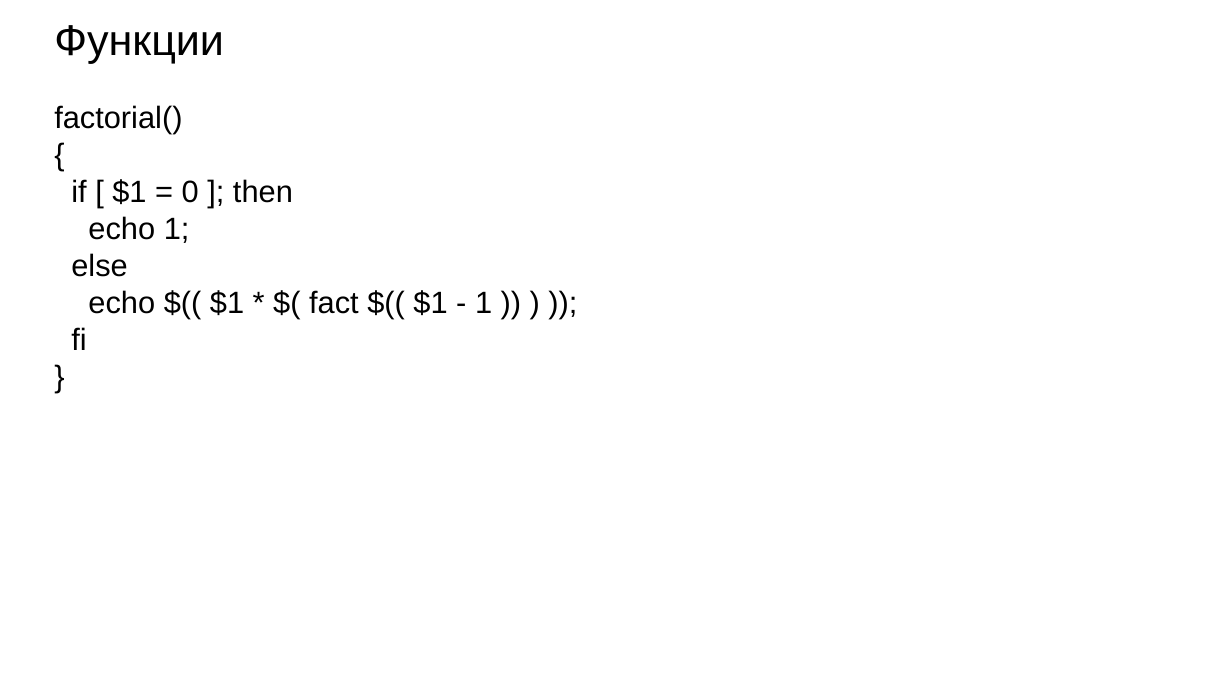
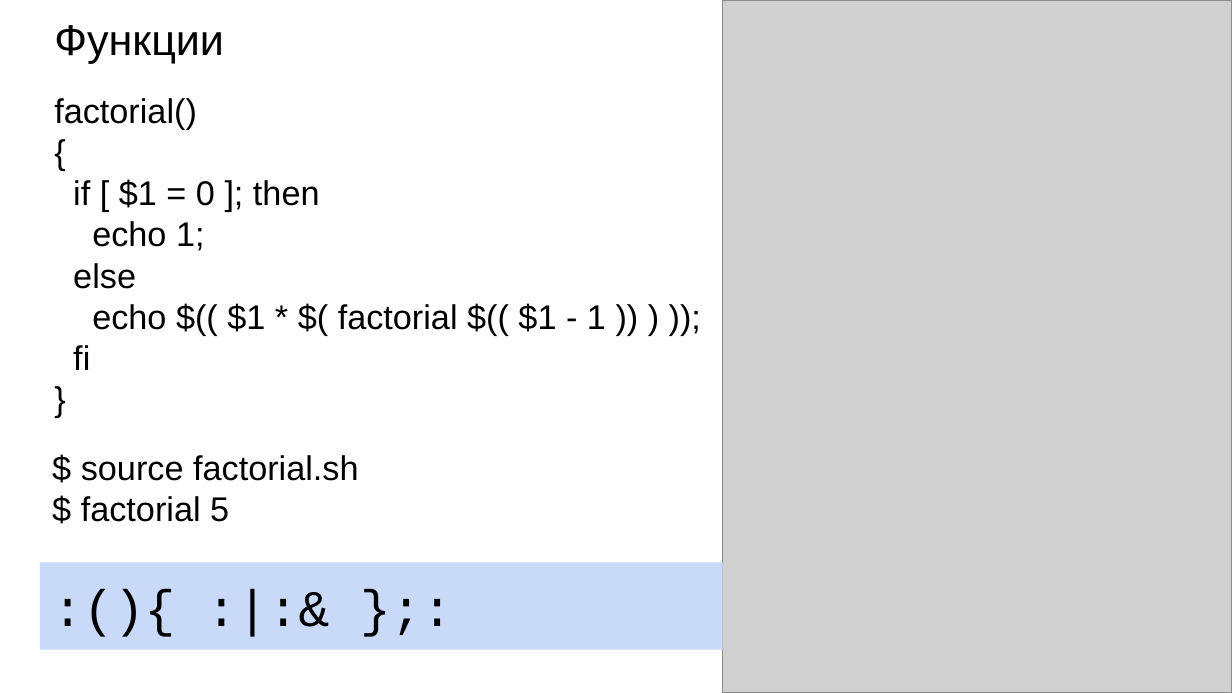
Before and after one commit to XoM9choK37/server-administration, a slide deck: slide 12 of theory/Облако/Лекции/3. bash.pptx. Drawn at 1232x693 pixels with LibreOffice and Linux fonts; fonts in the diff are those of the drawing; grey boxes stand for pictures. Boxes give left, top, right and bottom in pixels: in the first picture for what was removed or moved away, otherwise in the second. Text is boxed around its words. In the diff, an @@ line names an element or a change of style, - is before the commit and + after.

```diff
--- a/theory/Облако/Лекции/3. bash.pptx
+++ b/theory/Облако/Лекции/3. bash.pptx
@@ picture added at (723,0,1232,692) @@
@@ text "factorial()": place and size @@
-text "factorial()" at (54,105,492,350)
+text "factorial()" at (54,98,606,370)
@@ text at (54,98,320,370): size 18 to 20 pt in "factorial()", "{", "if [ $1 = 0 ]; then", "echo 1;" and 3 more places @@
@@ text at (92,303,606,332): text changed; size 18 to 20 pt @@
-echo $(( $1 * $( fact $(( $1 - 1 )) ) ));
+echo $(( $1 * $( factorial $(( $1 - 1 )) ) ));
@@ text added at (81,455,359,522), 20 pt, text #000000 @@
+$ source factorial.sh
+$ factorial 5
@@ rectangle added at (39,563,722,650), fill #C9DAF8, 30 pt, text #000000 @@
+:(){ :|:& };:
```
Also in this commit, not shown: 13 other slides changed, 10 slides added, 1 slide removed, 32 other files.
